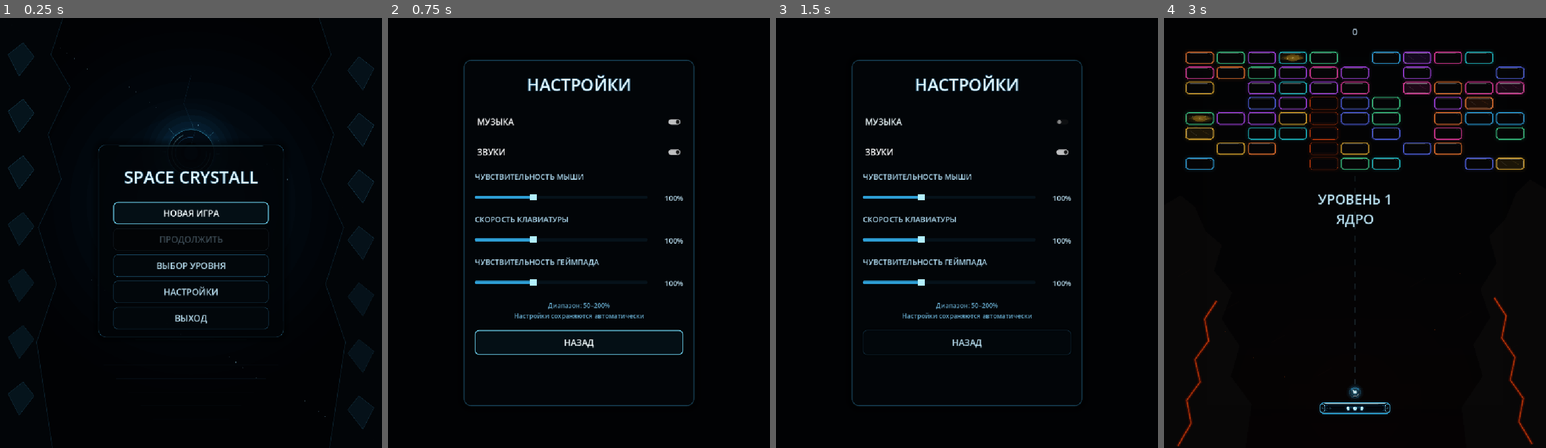
Above: before the commit, frames 1-4 (left to right).
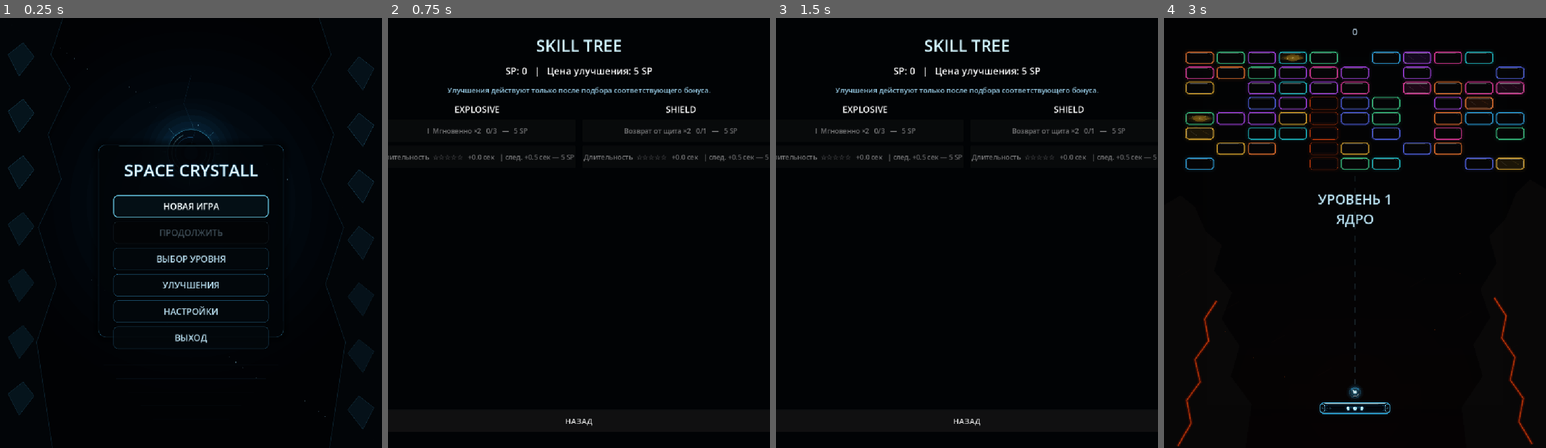
Above: after the commit, the same moments.

Repository: Ardarik421/arkanoid
Game: Godot game, scene res://scenes/main_menu.tscn
Two runs of this game, one before a commit and one after it. Both use one fixed random seed, a clock stepped at 60 frames per second and the inputs below. Sound files missing from this copy of the repository are replaced by a short silence.
Inputs (mouse positions are in pixels of both pictures, inside the frame that each line leads up to):
- Up to frame 1 (0.25 s): no input
- Up to frame 2 (0.75 s): click (579, 284) at 0.5 s, where only the run after the commit has a clickable "УЛУЧШЕНИЯ"
- Up to frame 3 (1.5 s): click (967, 121) at 1.25 s, where only the run before the commit has a clickable "МУЗЫКА"
- Up to frame 4 (3 s): click "НАЗАД" at 2 s; click "НОВАЯ ИГРА" at 2.75 s

The runs differ from the first frame. In frame 1, 3.8% of the frame differs, in the area x 29-71%, y 33-77%; in frame 2, 5.9%, in the area x 0-100%, y 5-95%; in frame 3, 5.6%; in frame 4, nothing differs.
Error before the commit: Invalid assignment of property or key 'custom_minimum_size' with value of type 'Vector2' on a base object of type 'null instance'. (res://scenes/main_menu.gd:1…

Commit message:
Add skill tree button to main menu

Diff:
--- a/scenes/main_menu.tscn
+++ b/scenes/main_menu.tscn
@@ -45,6 +45,12 @@
 theme_override_font_sizes/font_size = 28
 text = "ВЫБОР УРОВНЯ"
 
+[node name="SkillTreeButton" type="Button" parent="Menu"]
+custom_minimum_size = Vector2(0, 70)
+layout_mode = 2
+theme_override_font_sizes/font_size = 28
+text = "УЛУЧШЕНИЯ"
+
 [node name="SettingsButton" type="Button" parent="Menu" unique_id=1081764988]
 custom_minimum_size = Vector2(0, 56)
 layout_mode = 2
@@ -63,12 +69,12 @@
 initial_position = 2
 size = Vector2i(520, 220)
 ok_button_text = "ДА"
-dialog_text = "Начать новую игру?
-Текущий прогресс будет удалён."
+dialog_text = "Начать новую игру?\nТекущий прогресс будет удалён."
 cancel_button_text = "НЕТ"
 
 [connection signal="pressed" from="Menu/NewGameButton" to="." method="_on_new_game_pressed"]
 [connection signal="pressed" from="Menu/ContinueButton" to="." method="_on_continue_pressed"]
 [connection signal="pressed" from="Menu/LevelSelectButton" to="." method="_on_level_select_pressed"]
+[connection signal="pressed" from="Menu/SkillTreeButton" to="." method="_on_skill_tree_pressed"]
 [connection signal="pressed" from="Menu/ExitButton" to="." method="_on_exit_pressed"]
 [connection signal="confirmed" from="NewGameConfirmation" to="." method="_on_new_game_confirmed"]
